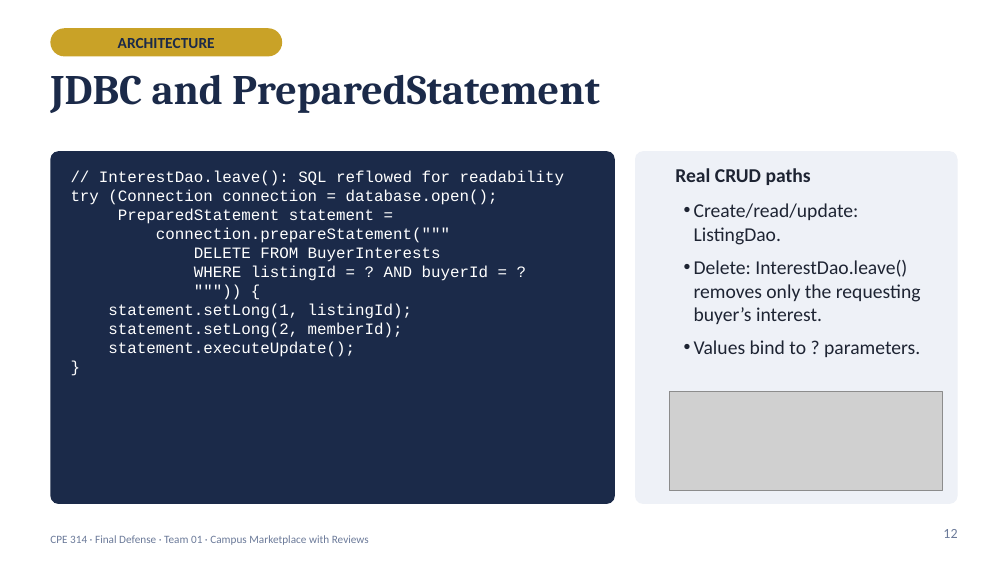
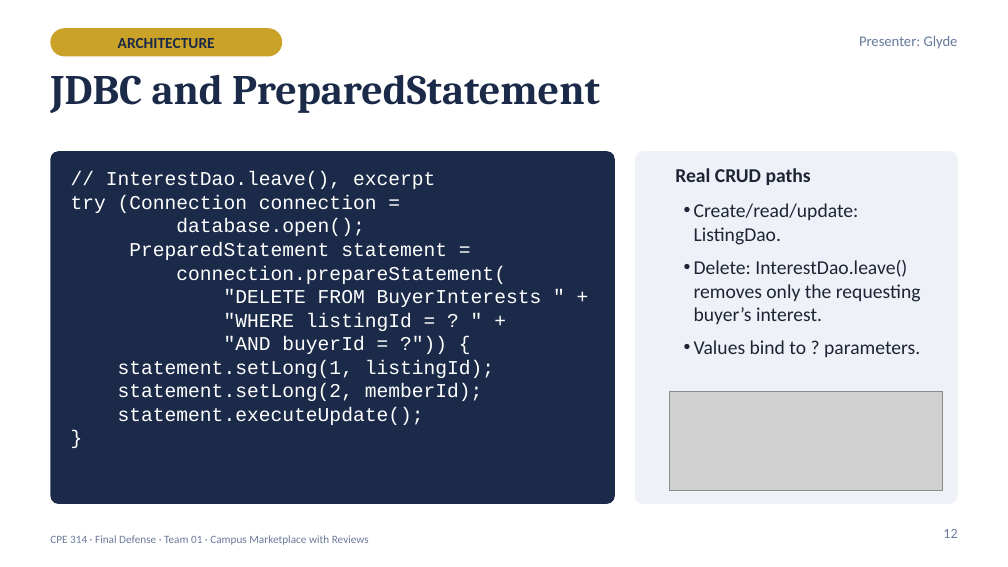
Before and after one commit to XionAce/cpe314-69323-capstone-team-01, a slide deck: slide 12 of docs/Group1_Campus_Marketplace_Final_Defense.pptx. Drawn at 1008x567 pixels with LibreOffice and Linux fonts; fonts in the diff are those of the drawing; grey boxes stand for pictures. Boxes give left, top, right and bottom in pixels: in the first picture for what was removed or moved away, otherwise in the second. Text is boxed around its words. In the diff, an @@ line names an element or a change of style, - is before the commit and + after.

Commit message:
docs: revise project design and final defense presentation

```diff
--- a/docs/Group1_Campus_Marketplace_Final_Defense.pptx
+++ b/docs/Group1_Campus_Marketplace_Final_Defense.pptx
@@ text added at <box>859,36,958,49</box>, 10.5 pt, text #66799B @@
+Presenter: Glyde
@@ text at <box>71,172,435,236</box>: text changed; size 11.3 to 14 pt @@
-// InterestDao.leave(): SQL reflowed for readability
-try (Connection connection = database.open();
+// InterestDao.leave(), excerpt
+try (Connection connection =
+database.open();
@@ text at <box>118,242,494,425</box>: size 11.3 to 14 pt in "PreparedStatement statement =", "statement.setLong(1, listingId);", "statement.setLong(2, memberId);", "statement.executeUpdate();" and 1 more places @@
@@ text at <box>176,266,542,354</box>: text changed; size 11.3 to 14 pt @@
-connection.prepareStatement("""
-DELETE FROM BuyerInterests
-WHERE listingId = ? AND buyerId = ?
-""")) {
+connection.prepareStatement(
+"DELETE FROM BuyerInterests " +
+"WHERE listingId = ? " +
+"AND buyerId = ?")) {
```
Also in this commit, not shown: 18 other slides changed, 5 slides added, 3 slides removed, 8 other files.
